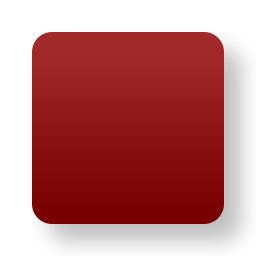
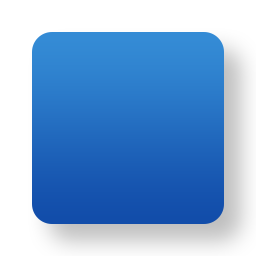
Comparing the layer stacks of the two 256 × 256 images. Changes:
pixels changed over box(32, 32, 224, 224) (layer not identified)
